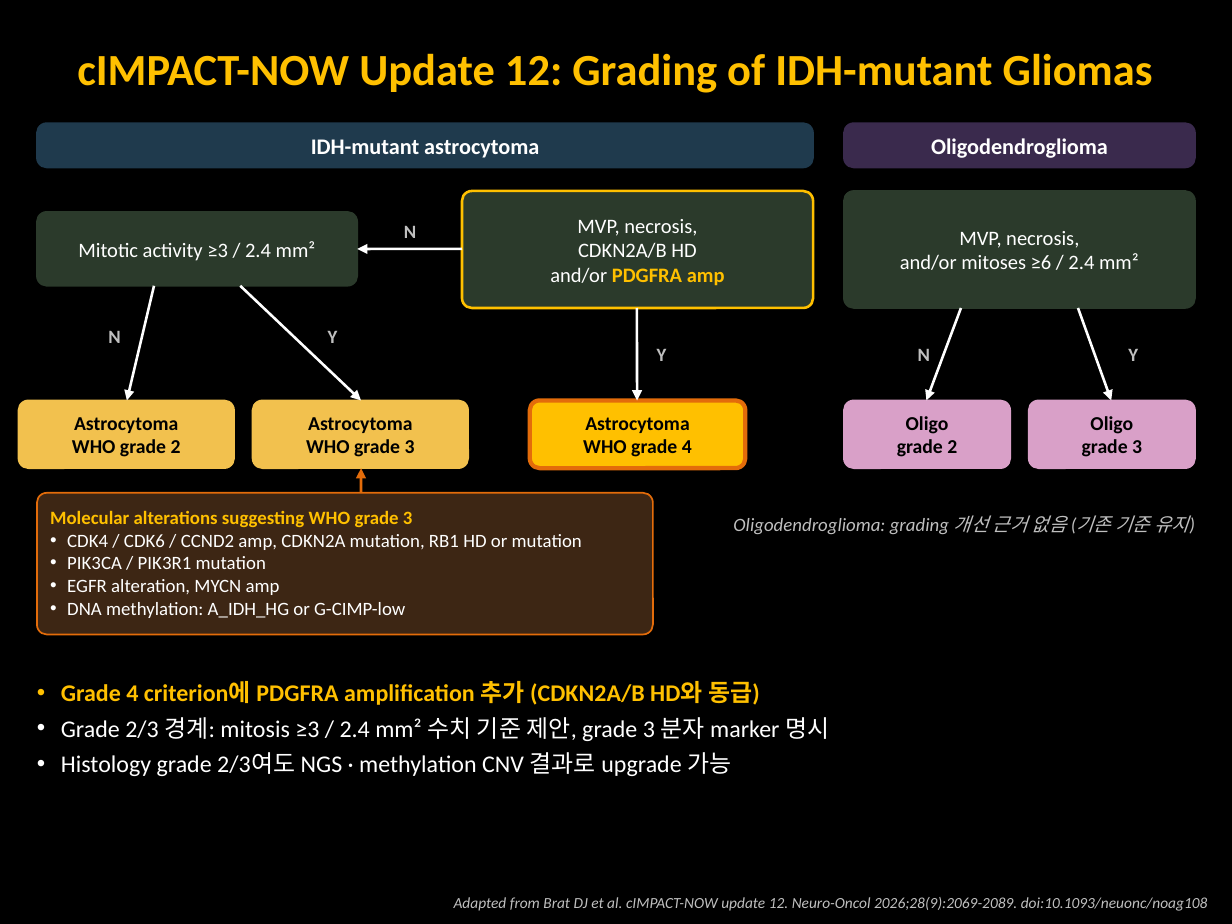
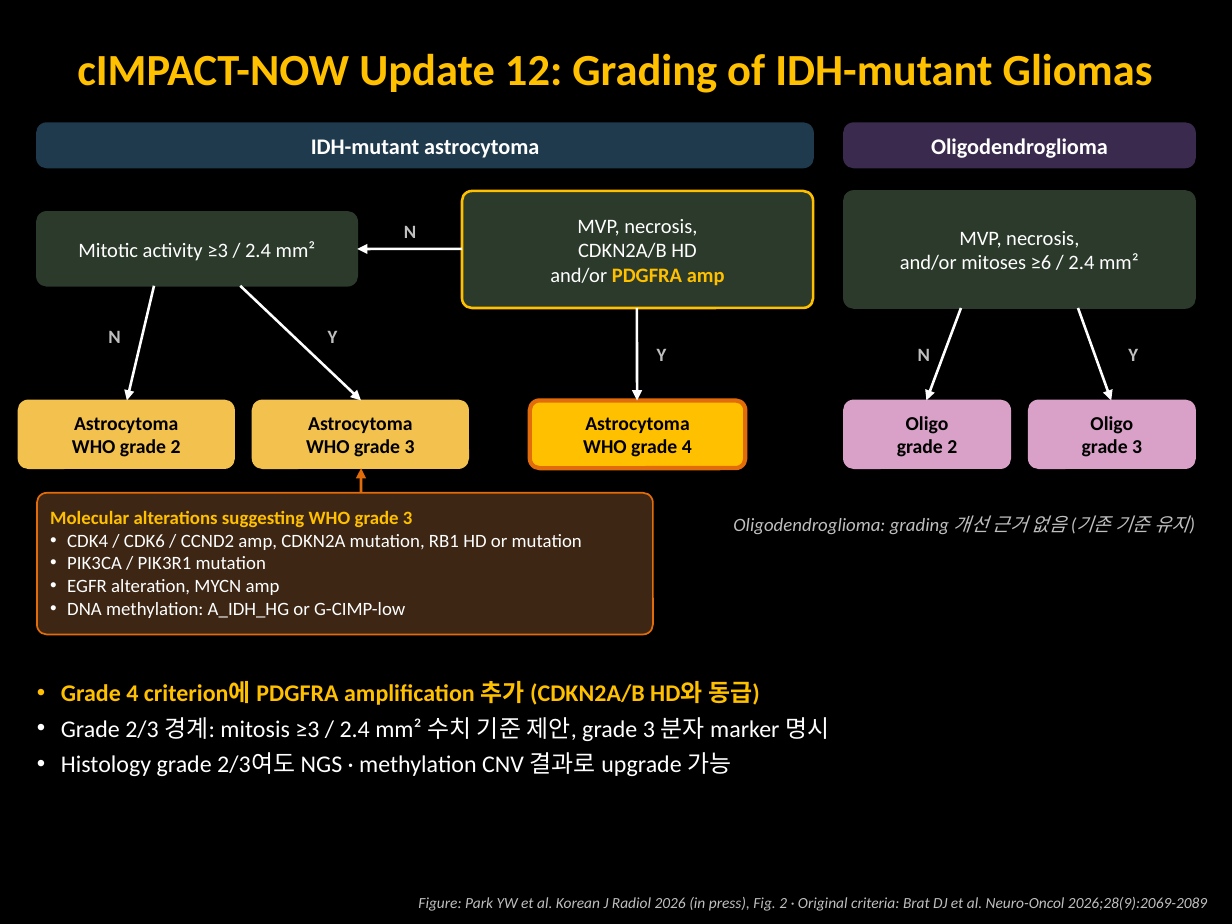
Before and after one commit to KSY-radiology/test-repro, a slide deck: slide 2 of deck/cIMPACT-NOW_update12_disease_review.pptx. Drawn at 1232x924 pixels with LibreOffice and Linux fonts; fonts in the diff are those of the drawing. Boxes give left, top, right and bottom in pixels: in the first picture for what was removed or moved away, otherwise in the second. Text is boxed around its words. In the diff, an @@ line names an element or a change of style, - is before the commit and + after.

```diff
--- a/deck/cIMPACT-NOW_update12_disease_review.pptx
+++ b/deck/cIMPACT-NOW_update12_disease_review.pptx
@@ text at (418, 897, 1207, 911): text changed @@
-Adapted from Brat DJ et al. cIMPACT-NOW update 12. Neuro-Oncol 2026;28(9):2069-2089. doi:10.1093/neuonc/noag108
+Figure: Park YW et al. Korean J Radiol 2026 (in press), Fig. 2 · Original criteria: Brat DJ et al. Neuro-Oncol 2026;28(9):2069-2089
```
Also in this commit, not shown: 1 other slide changed, 3 other files.
